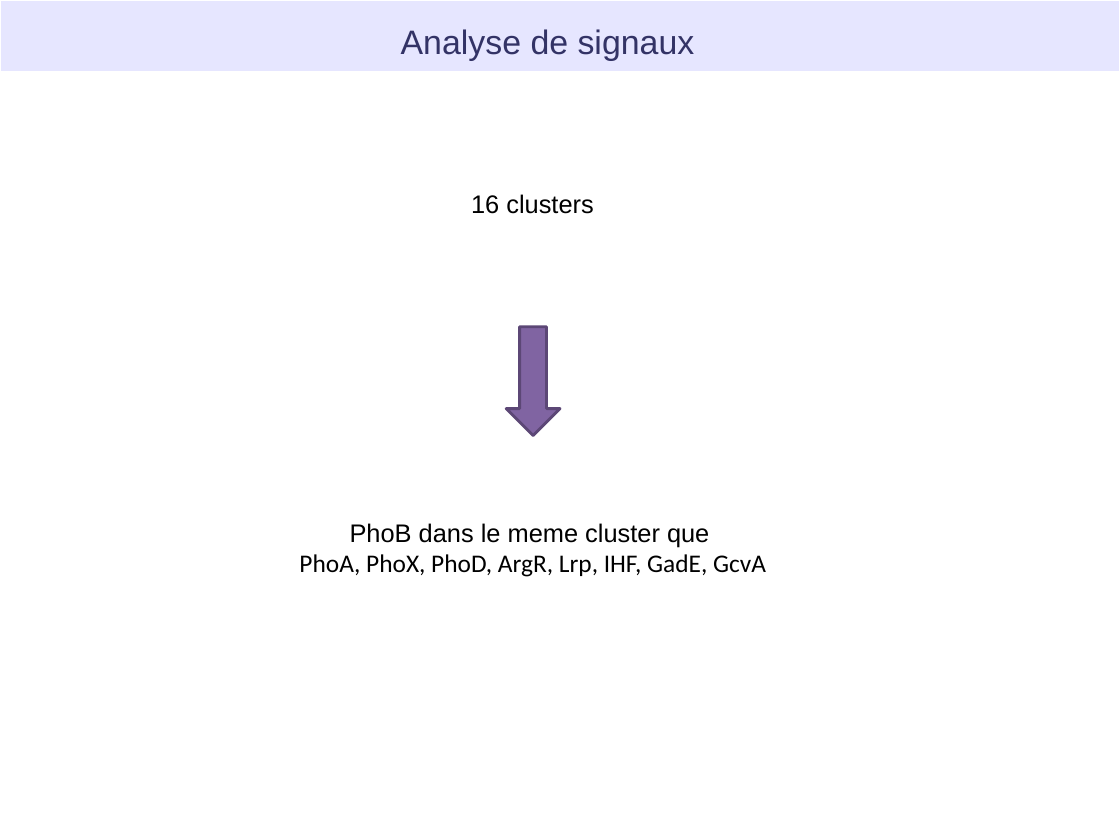
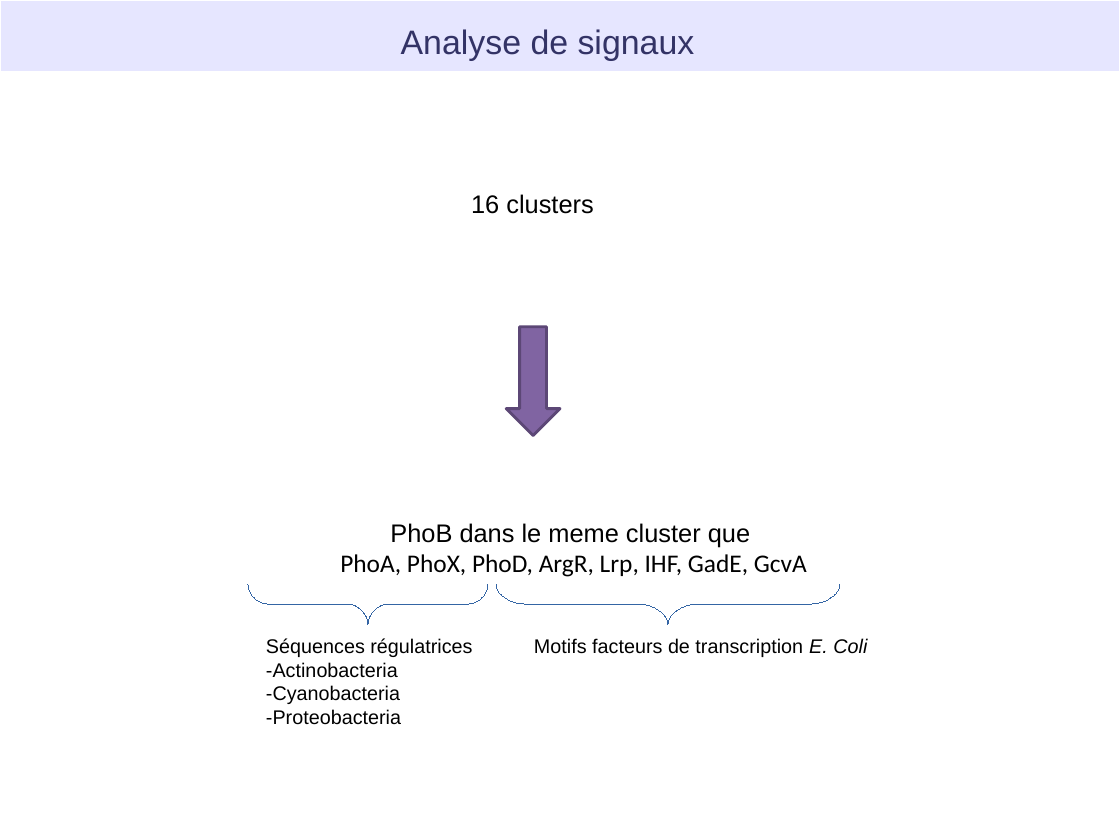
Before and after one commit to NikaAb/Projet-REGULON-GNOM, a slide deck: slide 12 of Presentation/Projet_Regulon_presentation [Repaired].odp. Drawn at 1120x840 pixels with LibreOffice and Linux fonts; fonts in the diff are those of the drawing. Boxes give left, top, right and bottom in pixels: in the first picture for what was removed or moved away, otherwise in the second. Text is boxed around its words. In the diff, an @@ line names an element or a change of style, - is before the commit and + after.

```diff
--- a/Presentation/Projet_Regulon_presentation [Repaired].odp
+++ b/Presentation/Projet_Regulon_presentation [Repaired].odp
@@ text "PhoB dans le meme cluster ...": place and size @@
-text "PhoB dans le meme cluster ..." at [299,523,766,577]
+text "PhoB dans le meme cluster ..." at [340,523,807,577]
@@ freeform shape added at [248,584,488,624], outline #3465A4 0 pt @@
@@ freeform shape added at [496,584,841,624], outline #3465A4 0 pt @@
@@ text added at [266,638,472,725], 14 pt, text #000000 @@
+Séquences régulatrices
+-Actinobacteria
+-Cyanobacteria
+-Proteobacteria
@@ text added at [534,638,867,657], 14 pt, text #000000 @@
+Motifs facteurs de transcription E. Coli
```
Also in this commit, not shown: 7 other slides changed, 1 slide added, 1 slide removed, 2 other files.
